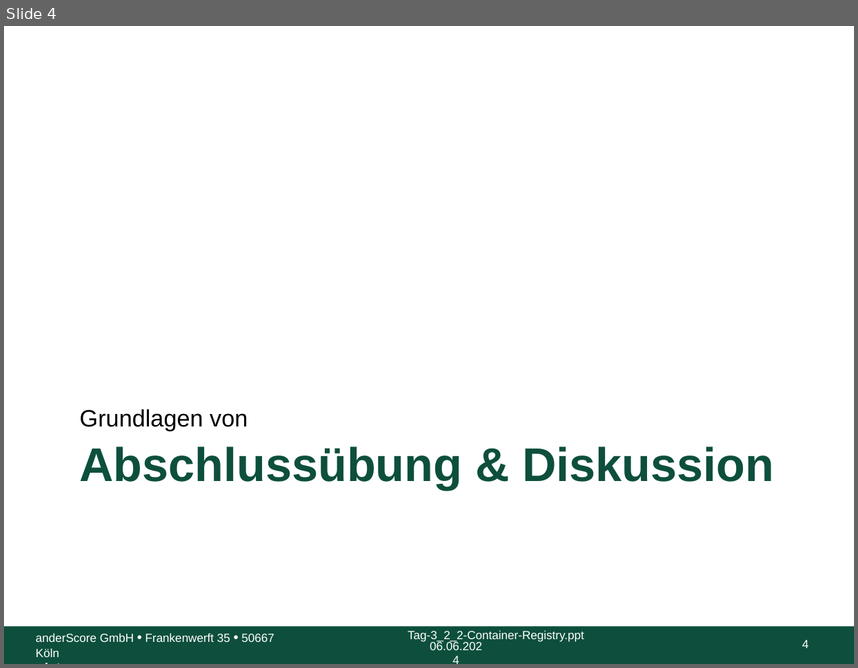
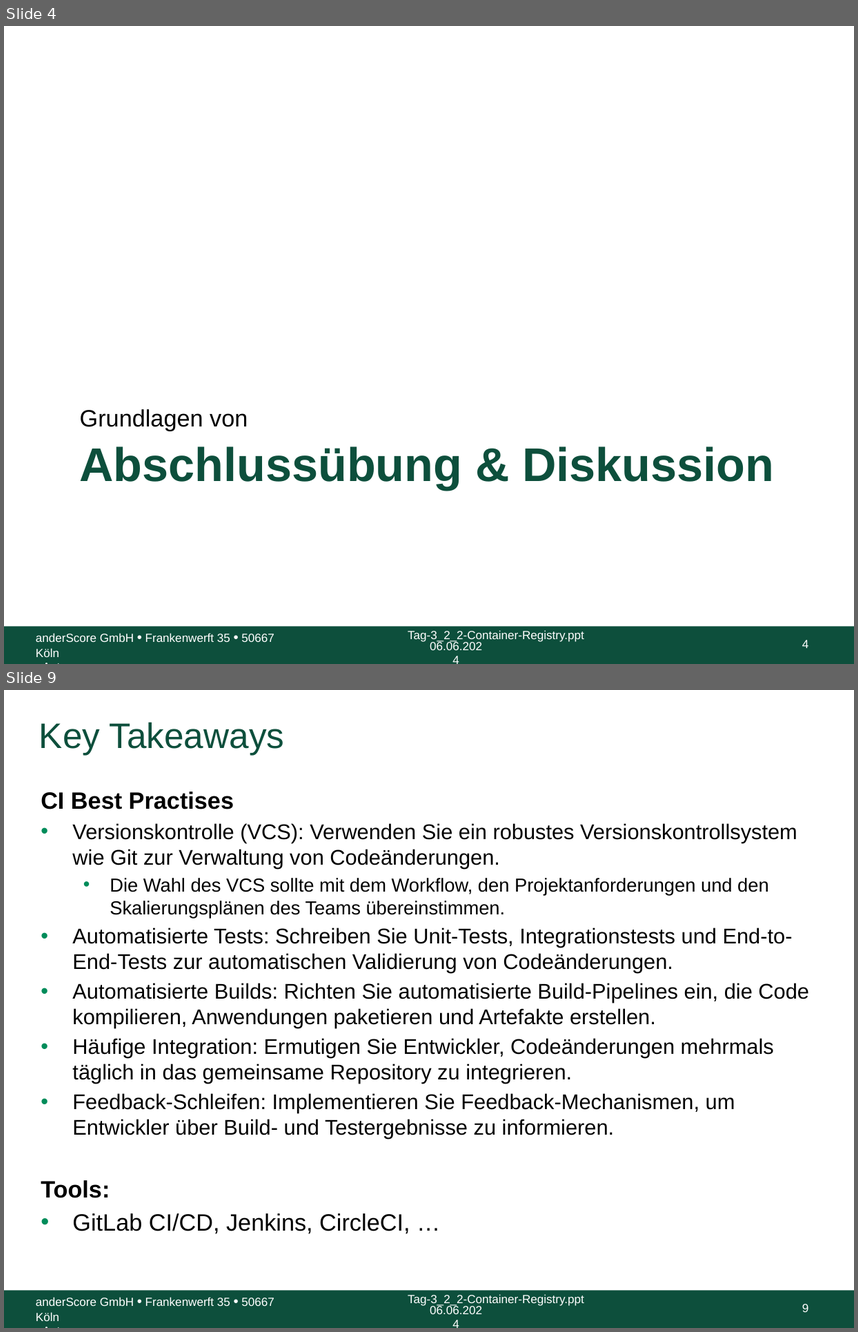
Before and after one commit to anderscore-gmbh/gitlab, a slide deck: slides/Tag-3_5-Abschluss.pptx. Shown one above the other, each under a label of ours: slide 4 before the commit, slides 4 and 9 after it; the slides between them are not shown. The pictures are 858x668 and 858x1332 pixels, drawn with LibreOffice and Linux fonts; fonts in the diff are those of the drawing; background and template pictures are left out. Boxes give left, top, right and bottom in pixels: in the first picture for what was removed or moved away, otherwise in the second. Text is boxed around its words. In the diff, an @@ line names an element or a change of style, - is before the commit and + after.

Commit message:
Key Takewaways zu: Workflow, Versionisierungsstrategie, CI, CD und Unterschied zw. CI & CD hinzugefügt

```diff
--- a/slides/Tag-3_5-Abschluss.pptx
+++ b/slides/Tag-3_5-Abschluss.pptx
@@ slide 9 added at box(4, 690, 854, 1328), background #FFFFFF; not listed: 5 template elements that a slide beside it also shows @@
@@ title added at box(39, 722, 285, 755), 30 pt, text #0D4F3C @@
+Key Takeaways
@@ text added at box(41, 791, 809, 1234), 18 pt, text #000000 @@
+CI Best Practises
+• Versionskontrolle (VCS): Verwenden Sie ein robustes Versionskontrollsystem wie Git zur Verwaltung von Codeänderungen.
+  • Die Wahl des VCS sollte mit dem Workflow, den Projektanforderungen und den Skalierungsplänen des Teams übereinstimmen.
+• Automatisierte Tests: Schreiben Sie Unit-Tests, Integrationstests und End-to-End-Tests zur automatischen Validierung von Codeänderungen.
+• Automatisierte Builds: Richten Sie automatisierte Build-Pipelines ein, die Code kompilieren, Anwendungen paketieren und Artefakte erstellen.
+• Häufige Integration: Ermutigen Sie Entwickler, Codeänderungen mehrmals täglich in das gemeinsame Repository zu integrieren.
+• Feedback-Schleifen: Implementieren Sie Feedback-Mechanismen, um Entwickler über Build- und Testergebnisse zu informieren.
+Tools:
+• GitLab CI/CD, Jenkins, CircleCI, …
```
Also in this commit, not shown: 1 slide changed, 7 other slides added.
